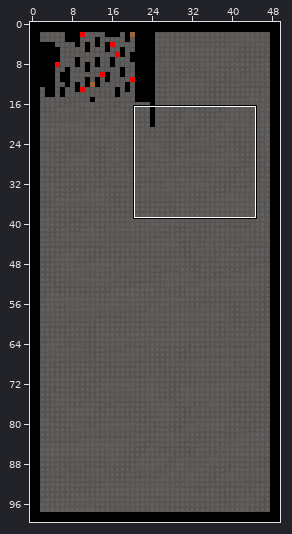
Two states of a Tiled map, res/d4.tmx. The first picture is a wide view before the edit; the outline marks the close-up.
Close-up. First the earlier version:
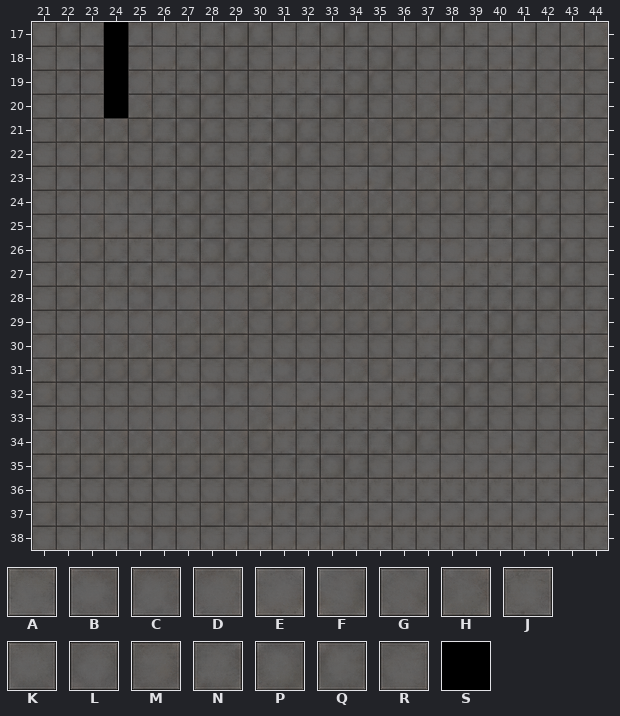
Cells are 64x64 px. Shown: x 21..44, y 17..38. The commit also changed other parts of the map, which this record leaves out.
Key: from "tile_1": A 0, B 1, C 2, D 3, E 4, F 5, G 6, H 7, J 8, K 9, L 10, M 11, N 12, P 13, Q 14, R 15; from "tile_3": S 2.
_ is an empty cell, # one hidden under a higher layer.
Layer "floor" before, first column x 21:
17 RQA#CDJNPQRNPQRRPQJEFGHH
18 RAB#DENPQREEJNPQRENEFGHM
19 RCD#DJNPQRJJNPQRGHNEFGHR
20 RDD#HNPQRJNNPQRHHMEFGHFG
21 RHHHMNPQRNPQRHHMMREFGHHG
22 RDMMRNPQRNPQRMMREFJKLMMG
23 RCDBCNPQRHQRREFGHHNPQRRH
24 RDDAANPQRMHHHHHHMMMNPQRM
25 RDHEENPQRRMMMMMMRRRNPQRR
26 RDMJJJNPQRRRRRRRCDEENPQR
27 RHRNNABCDHDDDDDDDEJJNPQR
28 RMHABCDDDMHHHHHHHJNNNPQN
29 RRDDDDHHHRMMMMMMENNPQREF
30 DHHHHHMMMRRRRRRRJNPQRFGH
31 HMMMMMRRRABCDHMENNPQRHHM
32 MRRRRRABCDDEEEEJNPQRMMMR
33 RDDDDDDDDHEJJJJNNPQRRRRF
34 HHHHHHHHHMJNNNNPQRREFGHF
35 MMMMMMMMMRNNPQREEEEEEEFG
36 RRRRRRRRRREJJJJJJJJJJJEE
37 MMRRRRRMMEJNNEEEEEEEEEEE
38 RRAABCDREEEEEJJJJJJJJJJJ
The same view after the edit:
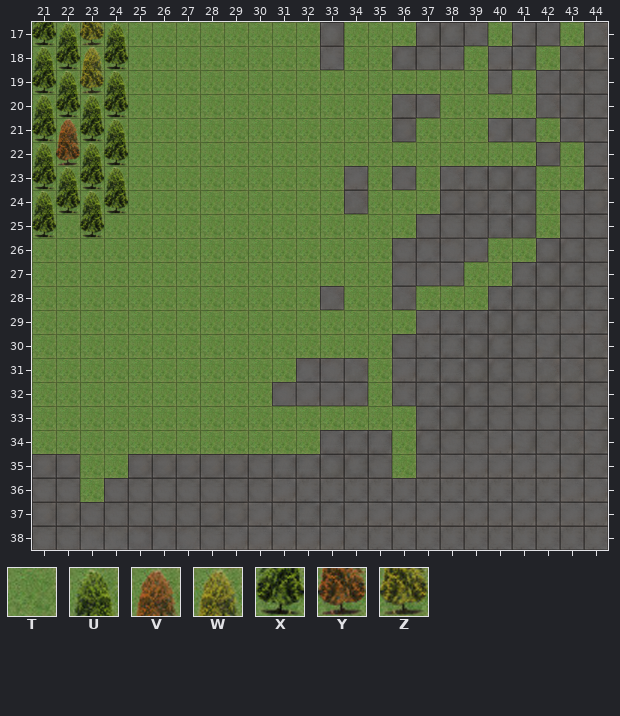
Further tiles: from "tiless": T 0, U 5, V 6, W 7, X 10, Y 11, Z 12.
What changed:
Changed rows in their new state; . is an unchanged cell.
Layer "floor":
first column x 21:
17 ###.TTTTTTTT.TTT...T..T
18 ###.TTTTTTTT.TT...T..T.
19 ###.TTTTTTTTTTTTTTT.T..
20 ###.TTTTTTTTTTT..TTTT..
21 ####TTTTTTTTTTT.TTT..T.
22 ####TTTTTTTTTTTTTTTTT.T
23 ####TTTTTTTTT.T.T....TT
24 ####TTTTTTTTT.TTT....T.
25 #T#TTTTTTTTTTTTT.....T.
26 TTTTTTTTTTTTTTT....TT..
27 TTTTTTTTTTTTTTT...TT...
28 TTTTTTTTTTTT.TT.TTT....
29 TTTTTTTTTTTTTTTT.......
30 TTTTTTTTTTTTTTT........
31 TTTTTTTTTTT...T........
32 TTTTTTTTTT....T........
33 TTTTTTTTTTTTTTTT.......
34 TTTTTTTTTTTT...T.......
35 ..TT...........T.......
36 ..T....................
Layer "walls":
first column x 21:
17 XUZU
18 UXWX
19 XUZU
20 UXUX
21 XVXU
22 UYUX
23 XUXU
24 UXUX
25 X.X.
